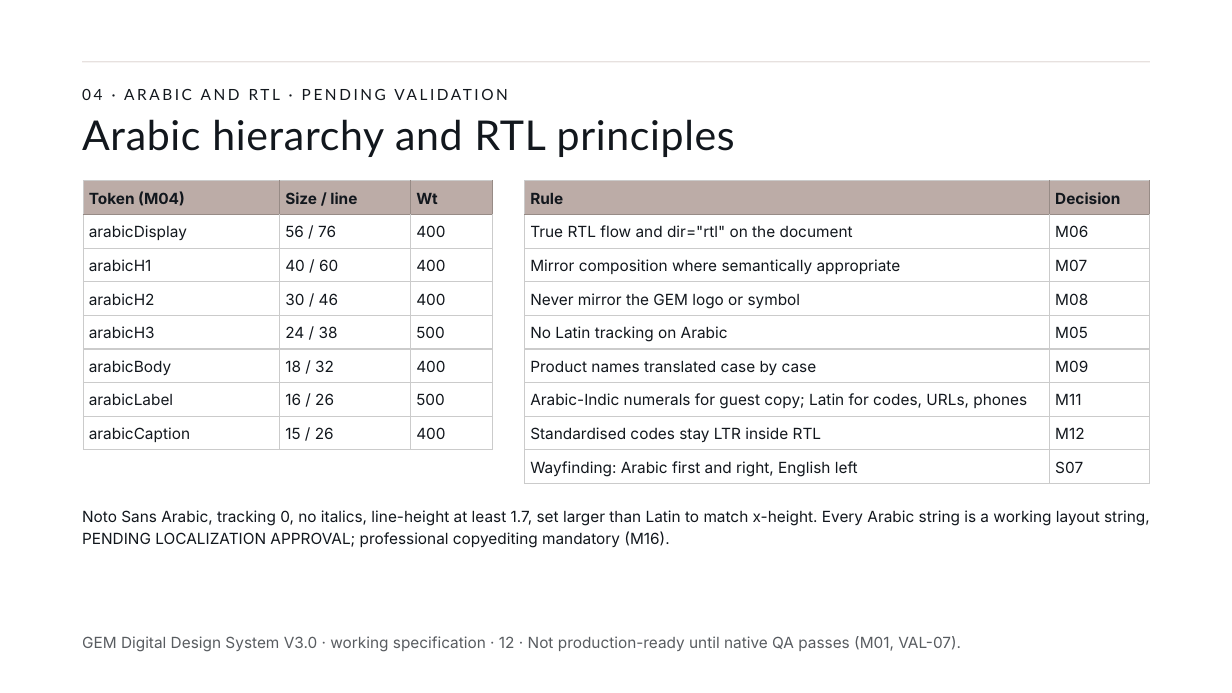
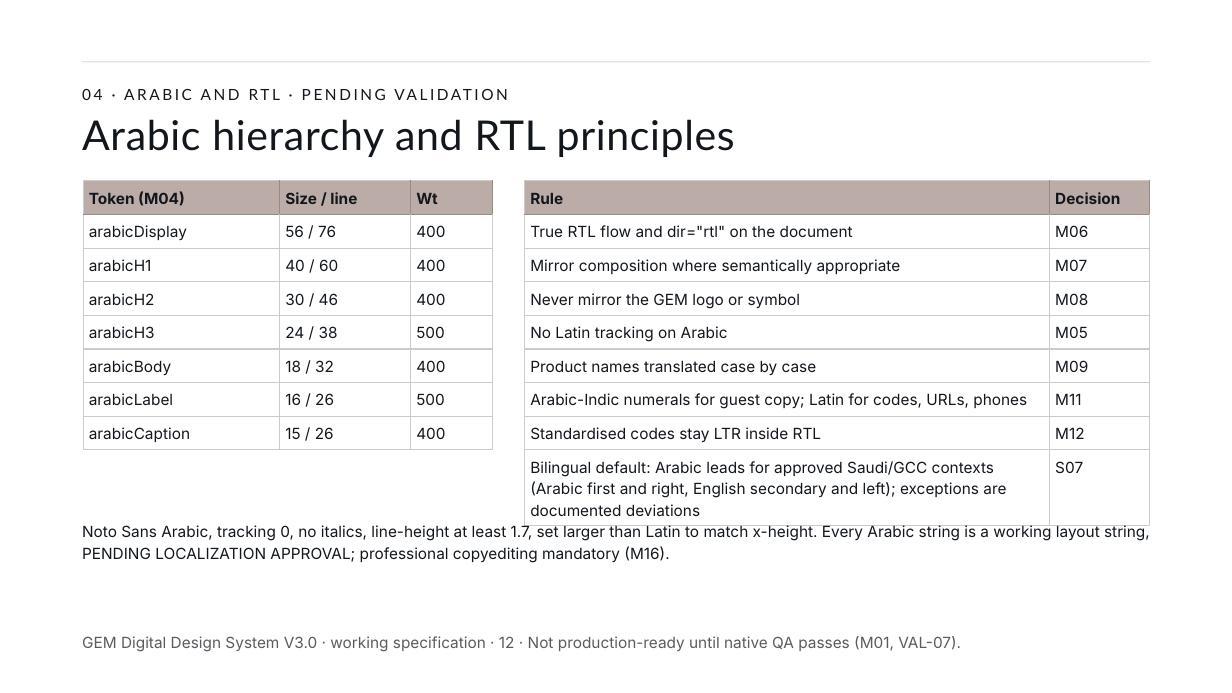
Before and after one commit to mashaelalh/GEM, a slide deck: slide 12 of PartB_RC2/01_source/B-RC2.pptx. Drawn at 1232x693 pixels with LibreOffice and Linux fonts; fonts in the diff are those of the drawing. Boxes give left, top, right and bottom in pixels: in the first picture for what was removed or moved away, otherwise in the second. Text is boxed around its words. In the diff, an @@ line names an element or a change of style, - is before the commit and + after.

```diff
--- a/PartB_RC2/01_source/B-RC2.pptx
+++ b/PartB_RC2/01_source/B-RC2.pptx
@@ table at [525,181,1150,520] @@
-row 9, column 1: Wayfinding: Arabic first and right, English left
+row 9, column 1: Bilingual default: Arabic leads for approved Saudi/GCC contexts (Arabic first and right, English secondary and left); exceptions are documented deviations
@@ text "Noto Sans Arabic, tracking 0, ...": place and size @@
-text "Noto Sans Arabic, tracking 0, ..." at [82,510,1150,548]
+text "Noto Sans Arabic, tracking 0, ..." at [82,524,1150,563]
```
Also in this commit, not shown: 5 other slides changed, 2 slides added, 1 other file.
